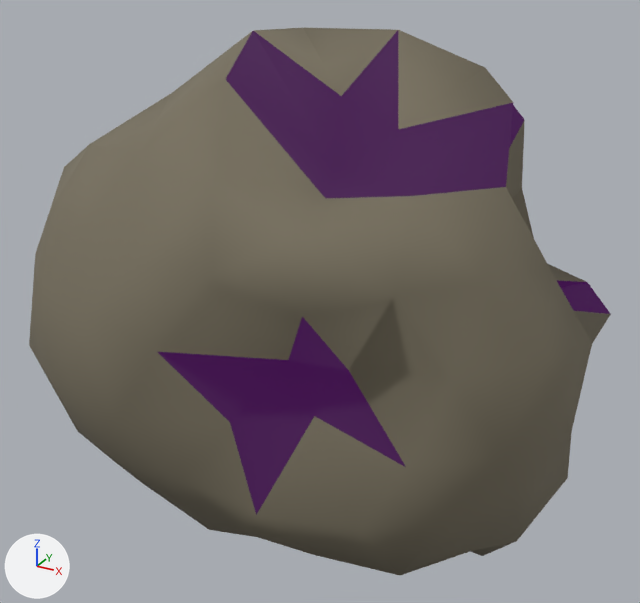
Two versions of the glTF model assets/asteroids/asteroid_sml_16.glb, one commit apart.
Camera for both pictures: a 50 mm lens placed at (0.985, -1.895, 1.027), pointed at (-0.057, -0.002, 0.081). Every picture has the same lights, and +X, +Y and +Z are marked at lower left. The first picture is the older version.

Objects in the first picture: 'asteroid_sml_16'.
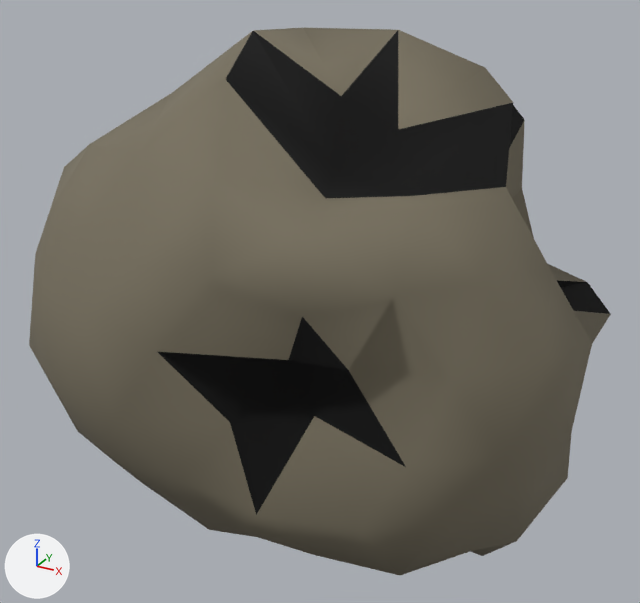
Boxes (x1, y1, x2, y2) around the edits, measured in the pictures (640 x 603 px):
'asteroid_sml_16', recoloured, surface changed (darker): (156, 30, 611, 516) in both

The change, as a diff of the scene's bpy script:
```diff
--- a/assets/asteroids/asteroid_sml_16.glb.py
+++ b/assets/asteroids/asteroid_sml_16.glb.py
@@ mat_crater_asteroid_sml_16 @@
 mat_crater_asteroid_sml_16 = principled_material('Crater_asteroid_sml_16')
-mat_crater_asteroid_sml_16.base_color = (0.02, 0.01, 0.02)  # black #271927
+mat_crater_asteroid_sml_16.base_color = (0.0, 0.0, 0.0)  # black #000000
 mat_crater_asteroid_sml_16.roughness = 1.0
-mat_crater_asteroid_sml_16.emission_color = (0.042, 0.0, 0.063)  # dark purple #3a0047
-mat_crater_asteroid_sml_16.emission_strength = 1.0
```
